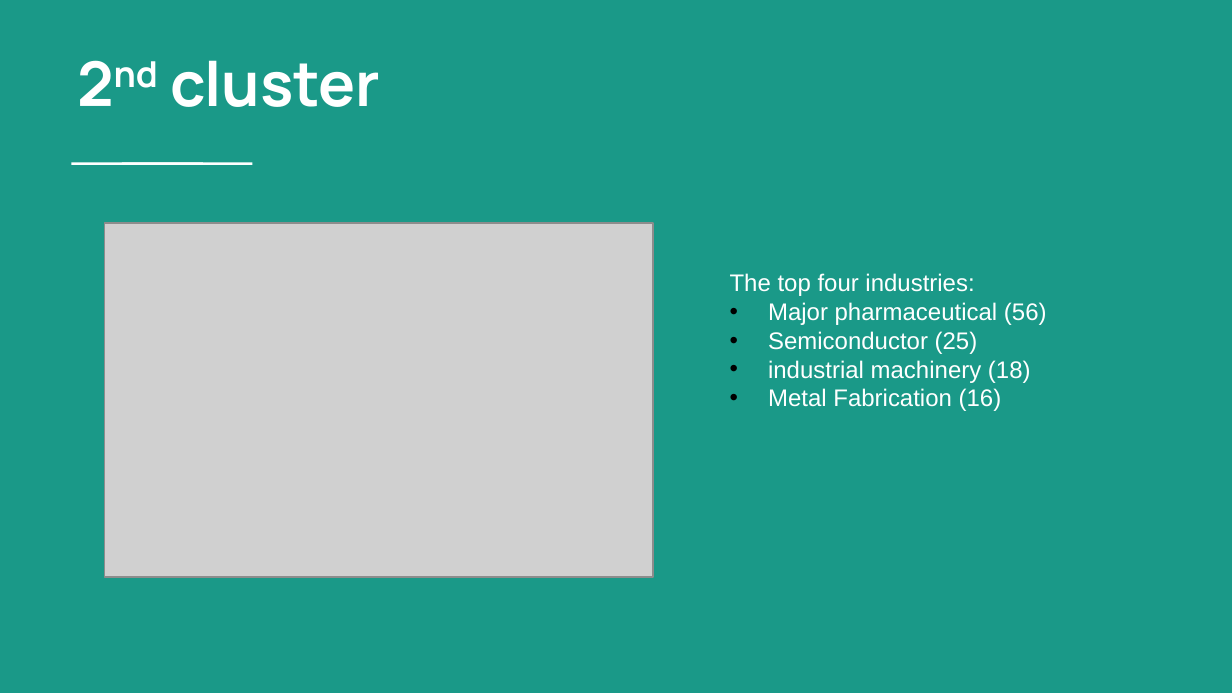
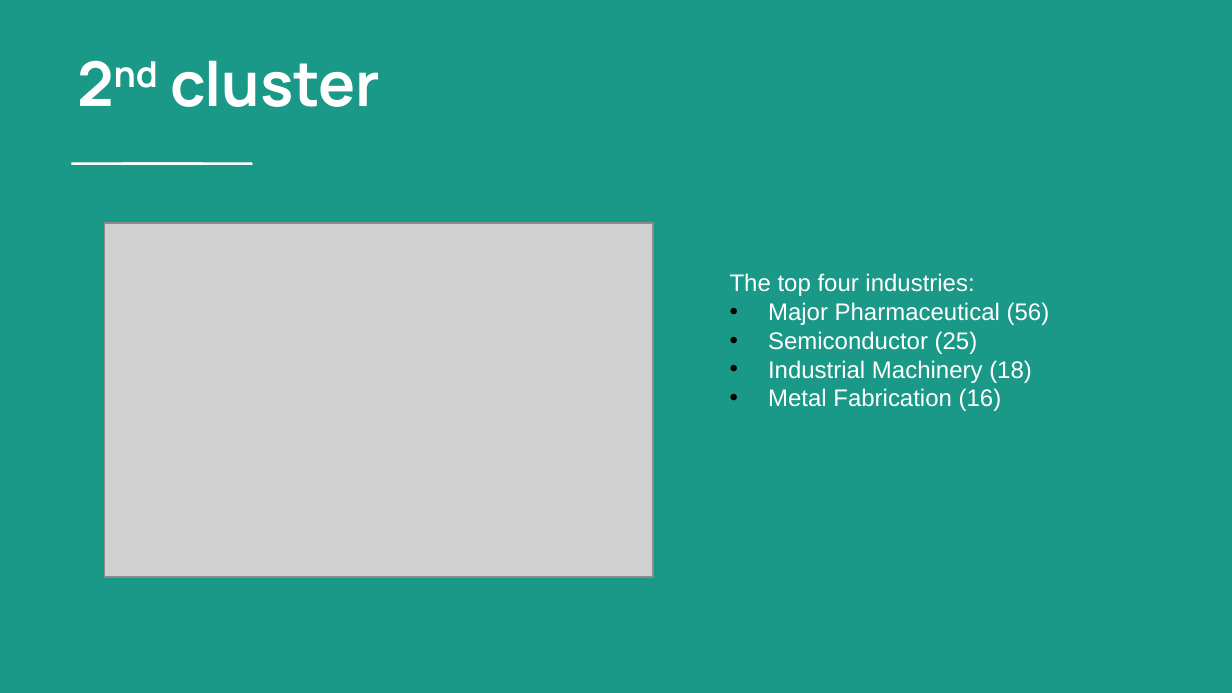
Before and after one commit to okcaiko-gmail/Fionastudy, a slide deck: slide 19 of Examination of Domestic Economic Impact of the US-China Trade War by Analyzing Stock Market Fluctuations with Unsupervised Machine Learning.pptx (slide 14 before the commit). Drawn at 1232x693 pixels with LibreOffice and Linux fonts; fonts in the diff are those of the drawing; grey boxes stand for pictures. Boxes give left, top, right and bottom in pixels: in the first picture for what was removed or moved away, otherwise in the second. Text is boxed around its words. In the diff, an @@ line names an element or a change of style, - is before the commit and + after.

```diff
--- a/Examination of Domestic Economic Impact of the US-China Trade War by Analyzing Stock Market Fluctuations with Unsupervised Machine Learning.pptx
+++ b/Examination of Domestic Economic Impact of the US-China Trade War by Analyzing Stock Market Fluctuations with Unsupervised Machine Learning.pptx
@@ text at [768, 302, 1050, 325]: text changed @@
-• Major pharmaceutical (56)
+• Major Pharmaceutical (56)
@@ text at [768, 360, 1032, 383]: text changed @@
-• industrial machinery (18)
+• Industrial Machinery (18)
```
Also in this commit, not shown: 14 other slides changed, 6 slides added.
